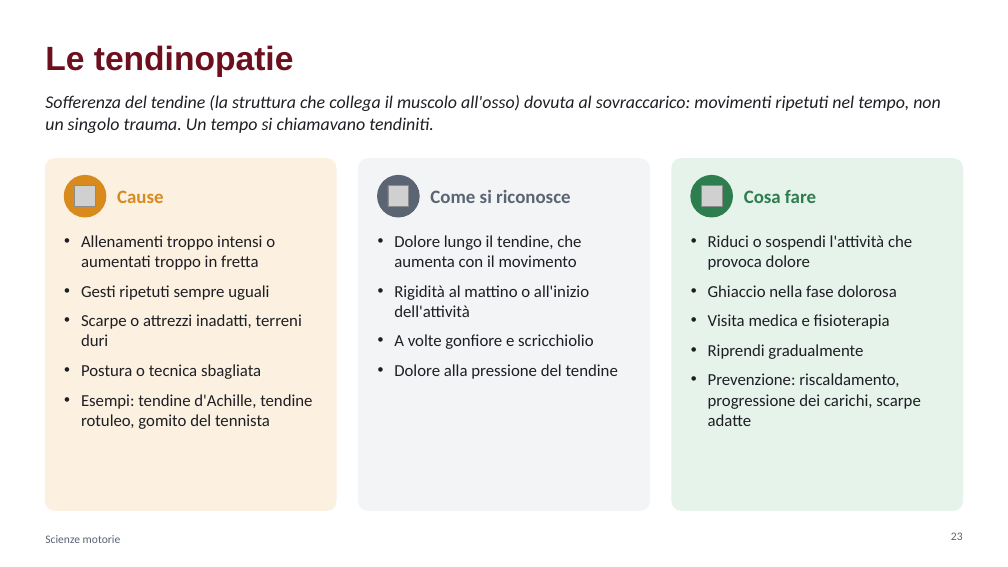
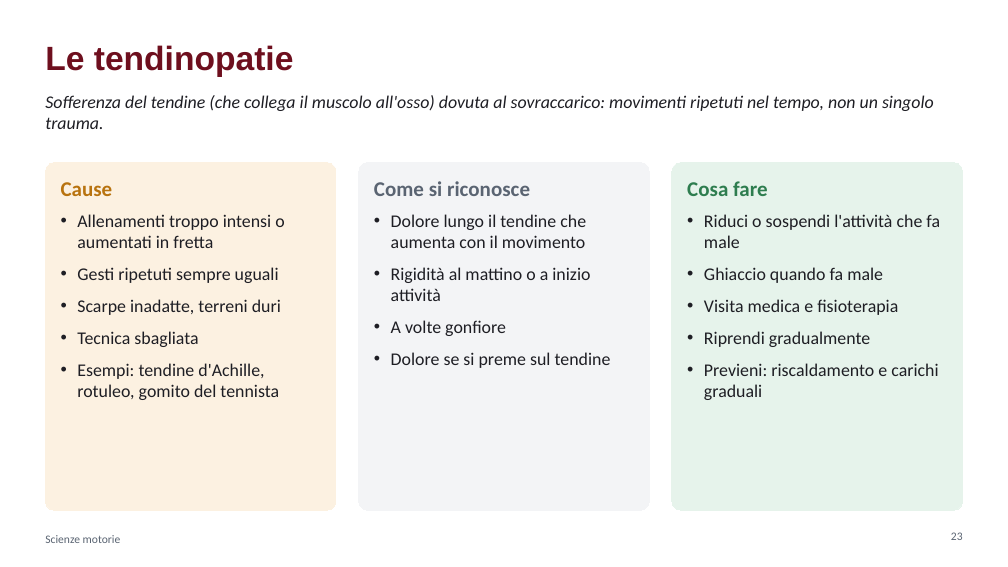
Before and after one commit to krazerrino/ginnastica, a slide deck: slide 23 of Cuore_respiro_e_primo_soccorso.pptx. Drawn at 1008x567 pixels with LibreOffice and Linux fonts; fonts in the diff are those of the drawing; grey boxes stand for pictures. Boxes give left, top, right and bottom in pixels: in the first picture for what was removed or moved away, otherwise in the second. Text is boxed around its words. In the diff, an @@ line names an element or a change of style, - is before the commit and + after.

```diff
--- a/Cuore_respiro_e_primo_soccorso.pptx
+++ b/Cuore_respiro_e_primo_soccorso.pptx
@@ text at (45, 95, 934, 129): text changed @@
-Sofferenza del tendine (la struttura che collega il muscolo all'osso) dovuta al sovraccarico: movimenti ripetuti nel tempo, non un singolo trauma. Un tempo si chiamavano tendiniti.
+Sofferenza del tendine (che collega il muscolo all'osso) dovuta al sovraccarico: movimenti ripetuti nel tempo, non un singolo trauma.
@@ rounded rectangle "Cause": place and size @@
-rounded rectangle "Cause" at (45, 159, 336, 510)
+rounded rectangle "Cause" at (45, 163, 336, 510)
@@ rounded rectangle "Cause" at (45, 163, 336, 510): outline #FCF1E1 1 pt to #FCF1E1 0.75 pt @@
@@ ellipse removed at (64, 175, 106, 217) @@
@@ rounded rectangle "Come si riconosce": place and size @@
-rounded rectangle "Come si riconosce" at (394, 235, 618, 379)
+rounded rectangle "Come si riconosce" at (358, 163, 649, 510)
@@ rounded rectangle "Come si riconosce" at (358, 163, 649, 510): fill none to #F3F4F6; outline none to #F3F4F6 0.75 pt @@
@@ rounded rectangle removed at (358, 159, 649, 510) @@
@@ ellipse removed at (377, 175, 419, 217) @@
@@ rounded rectangle "Cosa fare": place and size @@
-rounded rectangle "Cosa fare" at (672, 159, 963, 510)
+rounded rectangle "Cosa fare" at (672, 163, 963, 510)
@@ rounded rectangle "Cosa fare" at (672, 163, 963, 510): outline #E6F3EB 1 pt to #E6F3EB 0.75 pt @@
@@ ellipse removed at (691, 175, 733, 217) @@
@@ text in rounded rectangle at (61, 182, 284, 400): text added @@
+Cause
+• Allenamenti troppo intensi o aumentati in fretta
+• Gesti ripetuti sempre uguali
+• Scarpe inadatte, terreni duri
+• Tecnica sbagliata
+• Esempi: tendine d'Achille, rotuleo, gomito del tennista
@@ picture removed at (75, 186, 96, 207) @@
@@ text removed at (117, 190, 163, 203) @@
-Cause
@@ text in rounded rectangle at (374, 181, 611, 368): text changed; size 16 to 17 pt @@
-• Dolore lungo il tendine, che aumenta con il movimento
-• Rigidità al mattino o all'inizio dell'attività
-• A volte gonfiore e scricchiolio
-• Dolore alla pressione del tendine
+Come si riconosce
+• Dolore lungo il tendine che aumenta con il movimento
+• Rigidità al mattino o a inizio attività
+• A volte gonfiore
+• Dolore se si preme sul tendine
@@ picture removed at (388, 186, 409, 207) @@
@@ text removed at (430, 190, 571, 203) @@
-Come si riconosce
@@ text in rounded rectangle at (687, 181, 940, 400): text added @@
+Cosa fare
+• Riduci o sospendi l'attività che fa male
+• Ghiaccio quando fa male
+• Visita medica e fisioterapia
+• Riprendi gradualmente
+• Previeni: riscaldamento e carichi graduali
@@ picture removed at (702, 186, 723, 207) @@
@@ text removed at (744, 190, 816, 203) @@
-Cosa fare
@@ text removed at (81, 235, 312, 429) @@
-• Allenamenti troppo intensi o aumentati troppo in fretta
-• Gesti ripetuti sempre uguali
-• Scarpe o attrezzi inadatti, terreni duri
-• Postura o tecnica sbagliata
-• Esempi: tendine d'Achille, tendine rotuleo, gomito del tennista
@@ text removed at (708, 235, 921, 426) @@
-• Riduci o sospendi l'attività che provoca dolore
-• Ghiaccio nella fase dolorosa
-• Visita medica e fisioterapia
-• Riprendi gradualmente
-• Prevenzione: riscaldamento, progressione dei carichi, scarpe adatte
```
Also in this commit, not shown: 36 other slides changed, 1 other file.
